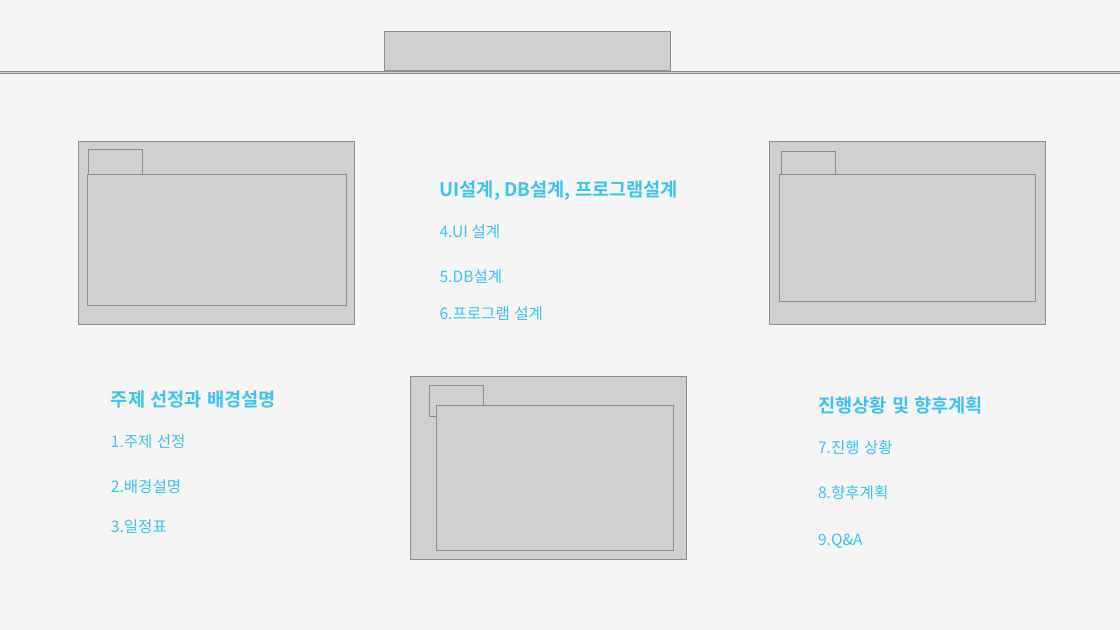
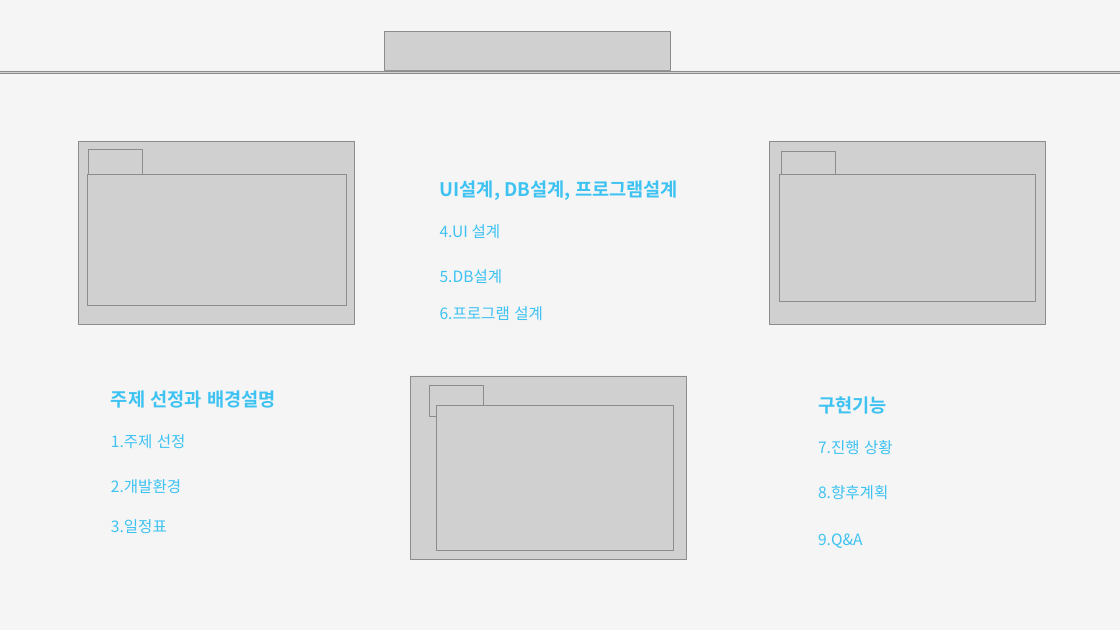
Before and after one commit to juhyeonjong2/DongStagram, a slide deck: slide 3 of Documents/8. 발표/2. 최종발표/최종발표.pptx. Drawn at 1120x630 pixels with LibreOffice and Linux fonts; fonts in the diff are those of the drawing; grey boxes stand for pictures. Boxes give left, top, right and bottom in pixels: in the first picture for what was removed or moved away, otherwise in the second. Text is boxed around its words. In the diff, an @@ line names an element or a change of style, - is before the commit and + after.

Commit message:
최종발표 ppt 카톡내용 반영본
이후 오늘안까지 구현 기능 데이터 넣을 예정

```diff
--- a/Documents/8. 발표/2. 최종발표/최종발표.pptx
+++ b/Documents/8. 발표/2. 최종발표/최종발표.pptx
@@ text at [818,396,887,414]: text changed @@
-진행상황 및 향후계획
+구현기능
@@ text at [111,479,181,493]: text changed @@
-2.배경설명
+2.개발환경
```
Also in this commit, not shown: 7 other slides changed, 3 slides added, 1 other file.
